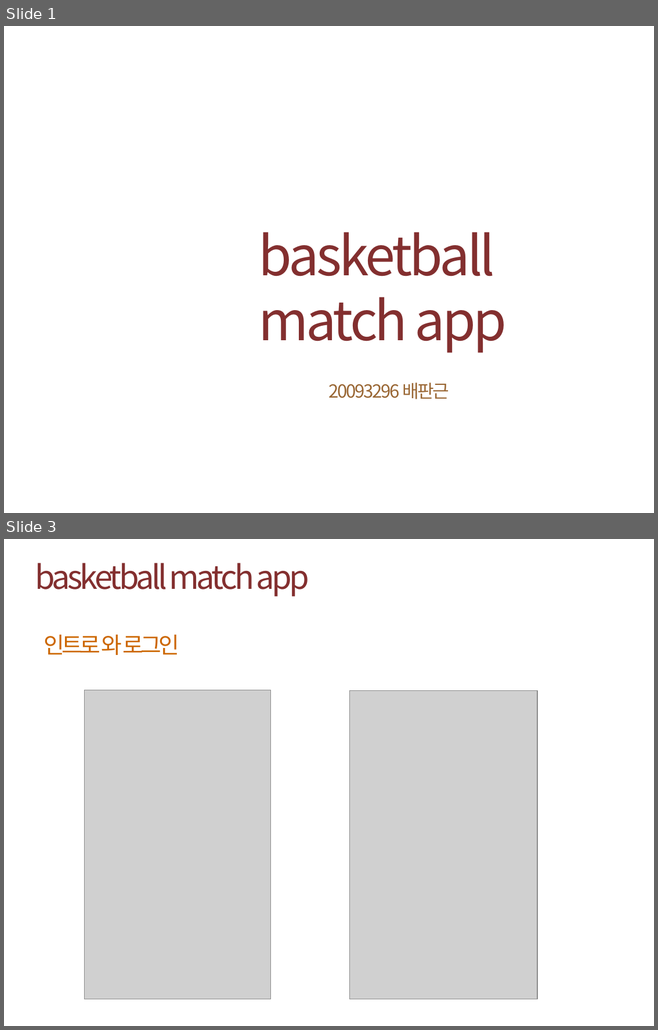
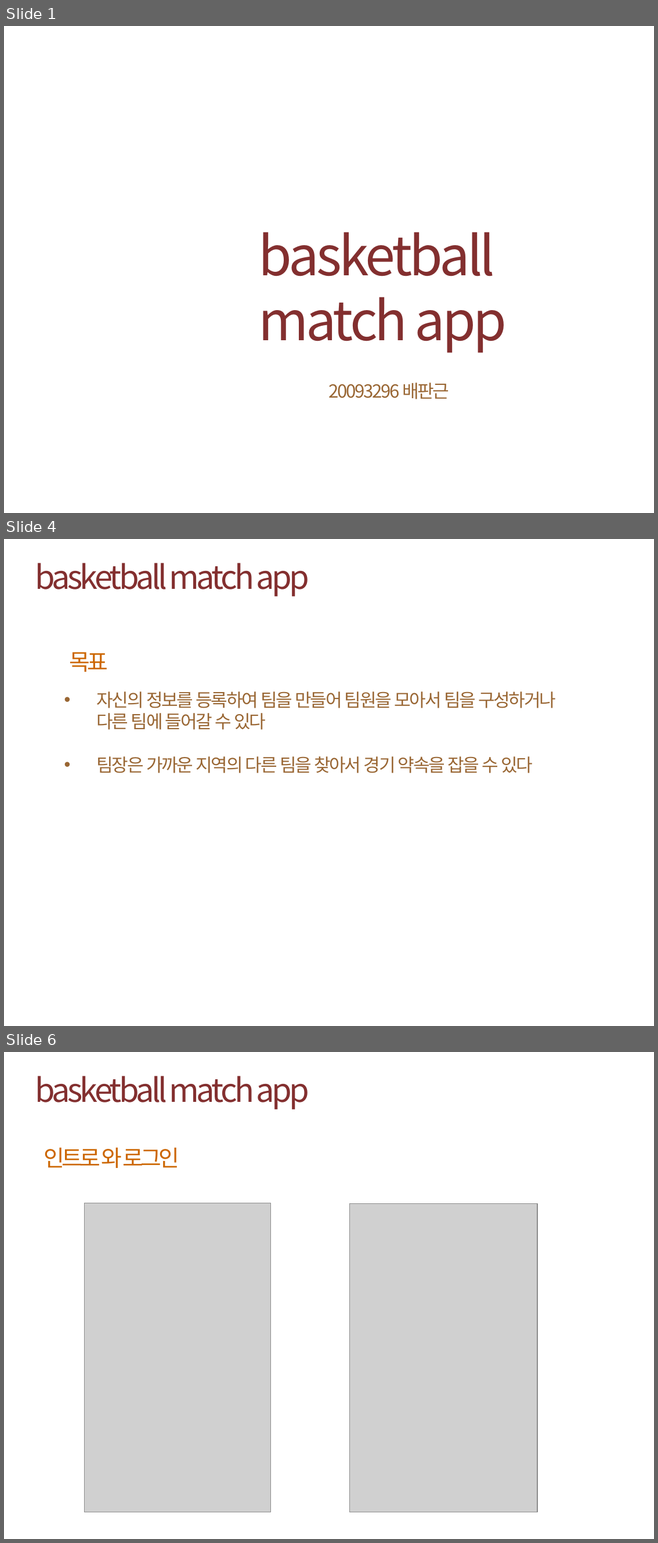
Before and after one commit to kare14/mobile, a slide deck: 모바일 중간보고서 20093296 배판근.pptx. Shown one above the other, each under a label of ours: slides 1 and 3 before the commit, slides 1, 4 and 6 after it; the slides between them are not shown. The pictures are 658x1030 and 658x1543 pixels, drawn with LibreOffice and Linux fonts; fonts in the diff are those of the drawing; grey boxes stand for pictures; background and template pictures are left out. Boxes give left, top, right and bottom in pixels: in the first picture for what was removed or moved away, otherwise in the second. Text is boxed around its words. In the diff, an @@ line names an element or a change of style, - is before the commit and + after.

```diff
--- a/모바일 중간보고서 20093296 배판근.pptx
+++ b/모바일 중간보고서 20093296 배판근.pptx
@@ slide 4 added at (x1=4, y1=539, x2=654, y2=1026), background picture (left out) @@
@@ text added at (x1=35, y1=563, x2=310, y2=596), 36 pt, text #832F2F @@
+basketball match app
@@ text added at (x1=69, y1=652, x2=108, y2=672), 25 pt, text #CC6600 @@
+목표
@@ text added at (x1=97, y1=692, x2=556, y2=773), 20 pt, text #996633 @@
+• 자신의 정보를 등록하여 팀을 만들어 팀원을 모아서 팀을 구성하거나 다른 팀에 들어갈 수 있다
+• 팀장은 가까운 지역의 다른 팀을 찾아서 경기 약속을 잡을 수 있다
@@ what was slide 3 is now slide 6 @@
```
Also in this commit, not shown: 2 slides changed, 2 other slides added, 22 other files.
